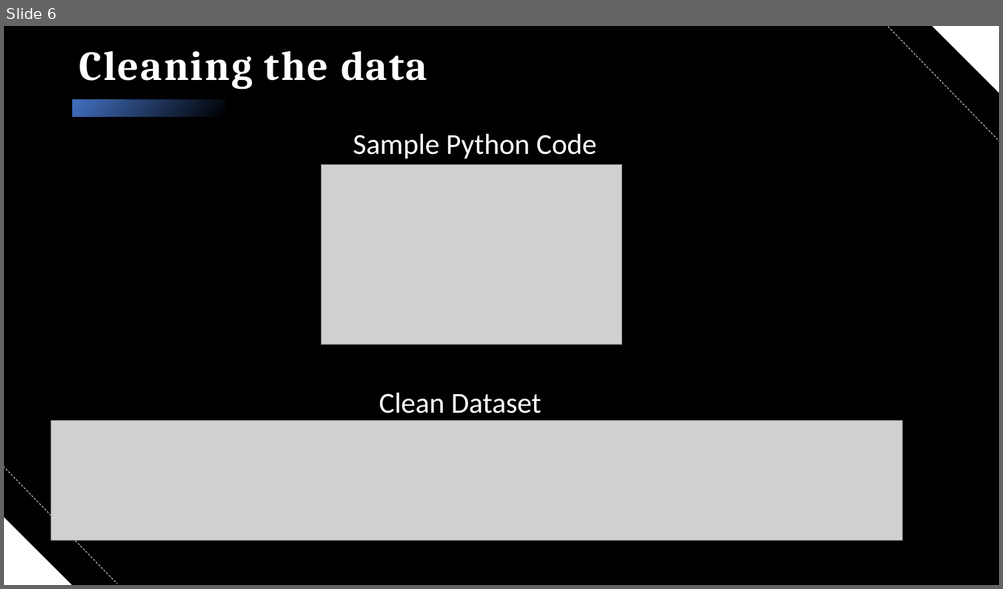
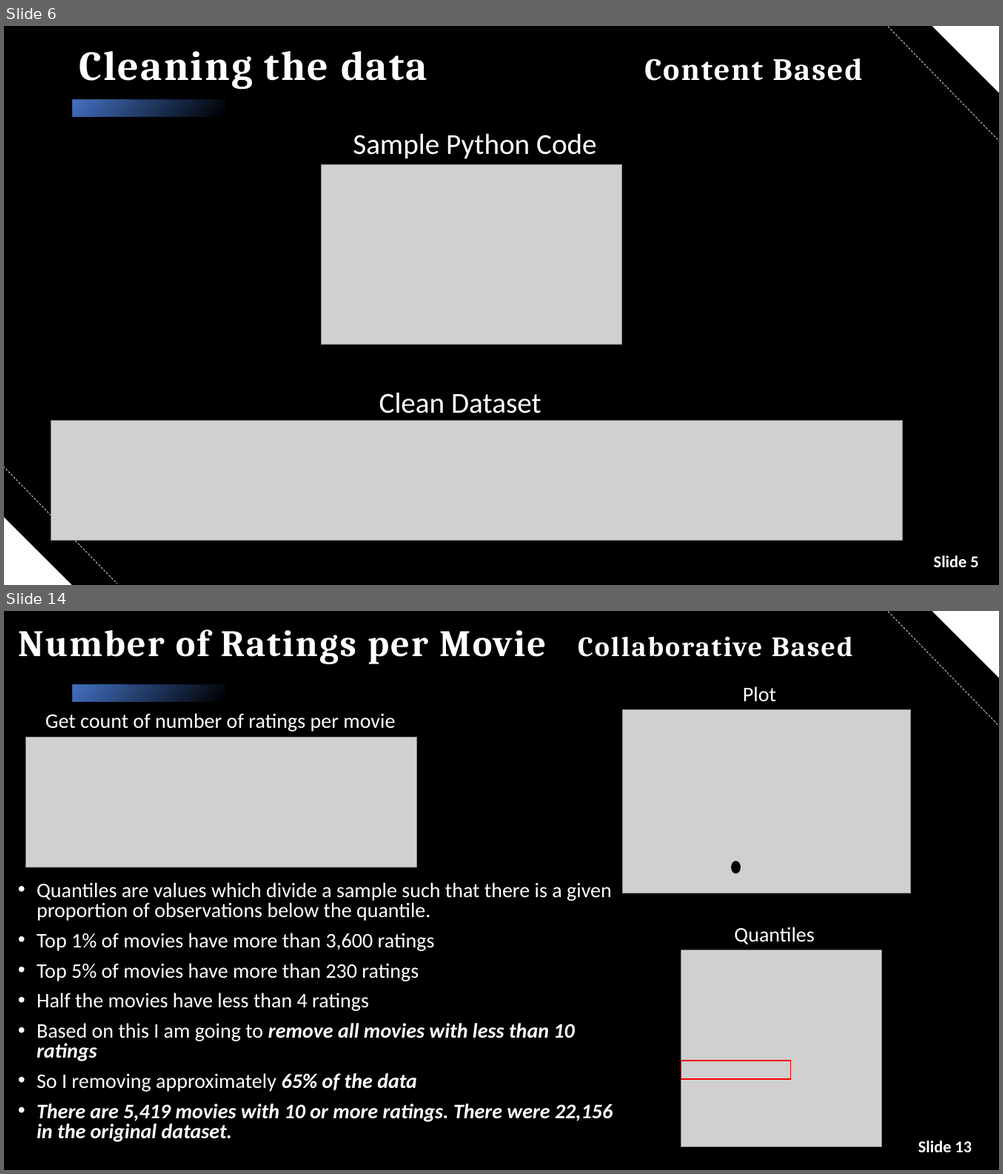
Before and after one commit to cseebec/Movie_Recommendation_P4, a slide deck: Movie Recommendation Systems.pptx. Shown one above the other, each under a label of ours: slide 6 before the commit, slides 6 and 14 after it; the slides between them are not shown. The pictures are 1003x589 and 1003x1174 pixels, drawn with LibreOffice and Linux fonts; fonts in the diff are those of the drawing; grey boxes stand for pictures; background and template pictures are left out. Boxes give left, top, right and bottom in pixels: in the first picture for what was removed or moved away, otherwise in the second. Text is boxed around its words. In the diff, an @@ line names an element or a change of style, - is before the commit and + after.

```diff
--- a/Movie Recommendation Systems.pptx
+++ b/Movie Recommendation Systems.pptx
@@ slide 14 added at bbox=[4, 611, 999, 1170], background picture (left out); not listed: 5 template elements that a slide beside it also shows @@
@@ title added at bbox=[18, 629, 853, 664], 36 pt, text #FFFFFF, bold @@
+Number of Ratings per Movie Collaborative Based
@@ text added at bbox=[743, 686, 776, 702], 20 pt, text #FFFFFF @@
+Plot
@@ text added at bbox=[45, 713, 395, 732], 20 pt, text #FFFFFF @@
+Get count of number of ratings per movie
@@ picture added at bbox=[623, 709, 911, 894] @@
@@ picture added at bbox=[26, 737, 417, 867] @@
@@ ellipse added at bbox=[731, 862, 740, 874], fill #000000, outline #000000 1 pt @@
@@ text added at bbox=[37, 883, 612, 1142], 20 pt, text #FFFFFF @@
+• Quantiles are values which divide a sample such that there is a given proportion of observations below the quantile.
+• Top 1% of movies have more than 3,600 ratings
+• Top 5% of movies have more than 230 ratings
+• Half the movies have less than 4 ratings
+• Based on this I am going to remove all movies with less than 10 ratings
+• So I removing approximately 65% of the data
+• There are 5,419 movies with 10 or more ratings. There were 22,156 in the original dataset.
@@ text added at bbox=[734, 927, 814, 945], 20 pt, text #FFFFFF @@
+Quantiles
@@ picture added at bbox=[680, 951, 882, 1147] @@
@@ rectangle added at bbox=[4, 1039, 151, 1170], fill #000000, outline #000000 1 pt @@
@@ rectangle added at bbox=[680, 1061, 791, 1079], outline #FF0000 1 pt @@
@@ text added at bbox=[918, 1141, 972, 1153], 16 pt, text #FFFFFF, bold @@
+Slide 13
@@ slide 6 changed as well @@
@@ title at bbox=[79, 51, 862, 89]: text changed @@
-Cleaning the data
+Cleaning the data Content Based
@@ text added at bbox=[933, 556, 978, 568], 16 pt, text #FFFFFF, bold @@
+Slide 5
```
Also in this commit, not shown: 9 other slides changed, 3 other slides added.
